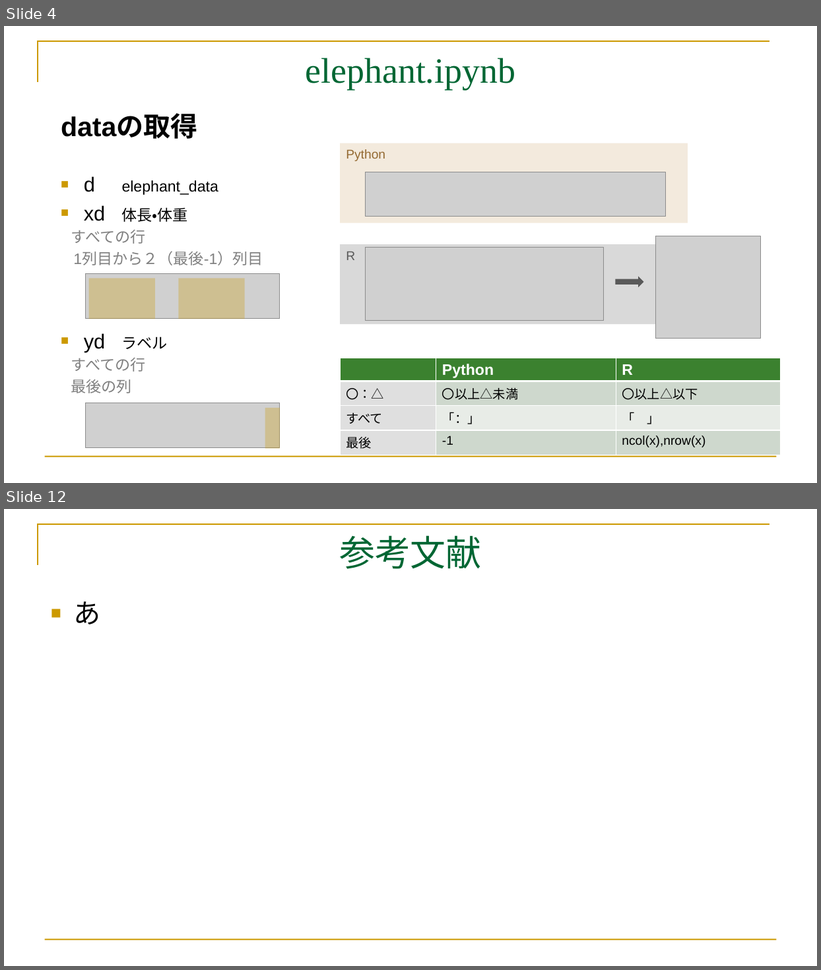
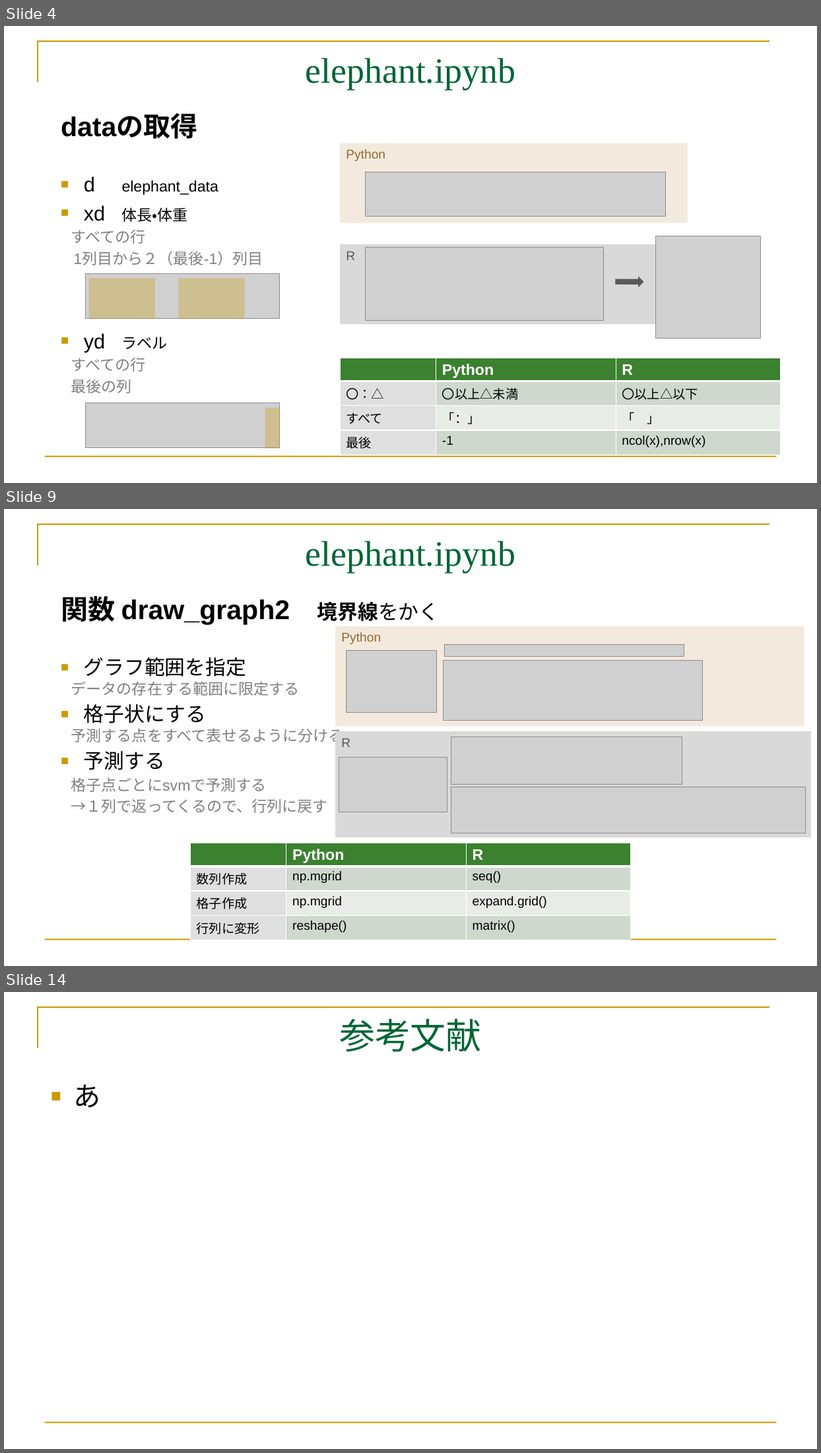
Before and after one commit to mei-517/GoogleColab, a slide deck: GoogleColab.part3.pptx. Shown one above the other, each under a label of ours: slides 4 and 12 before the commit, slides 4, 9 and 14 after it; the slides between them are not shown. The pictures are 821x970 and 821x1453 pixels, drawn with LibreOffice and Linux fonts; fonts in the diff are those of the drawing; grey boxes stand for pictures. Boxes give left, top, right and bottom in pixels: in the first picture for what was removed or moved away, otherwise in the second. Text is boxed around its words. In the diff, an @@ line names an element or a change of style, - is before the commit and + after.

Commit message:
add 1-3 20260915 elephant.ipynb完成版

```diff
--- a/GoogleColab.part3.pptx
+++ b/GoogleColab.part3.pptx
@@ slide 9 added at (4,509,817,966), background #FFFFFF; not listed: 2 template elements that a slide beside it also shows @@
@@ title added at (306,541,516,573), 42 pt, text #006633 @@
+elephant.ipynb
@@ text added at (61,596,440,625), 32 pt, text #000000, bold @@
+関数 draw_graph2 境界線をかく
@@ rectangle added at (335,626,805,727), fill #F3EADD, 15 pt, text #946A32 @@
+Python
@@ picture added at (444,644,684,657) @@
@@ text added at (71,657,344,813), 18 pt, text #808080 @@
+■ グラフ範囲を指定
+データの存在する範囲に限定する
+■ 格子状にする
+予測する点をすべて表せるように分ける
+■ 予測する
+格子点ごとにsvmで予測する
+→１列で返ってくるので、行列に戻す
@@ picture added at (346,650,436,712) @@
@@ picture added at (443,660,702,720) @@
@@ rectangle added at (335,731,811,838), fill #D9D9D9, 15 pt, text #595959 @@
+R
@@ picture added at (451,737,682,785) @@
@@ picture added at (339,757,448,813) @@
@@ picture added at (451,787,805,834) @@
@@ table added at (191,843,631,937), 4 rows, 3 columns @@
+ | Python | R
+数列作成 | np.mgrid | seq()
+格子作成 | np.mgrid | expand.grid()
+行列に変形 | reshape() | matrix()
@@ what was slide 12 is now slide 14 @@
```
Also in this commit, not shown: 2 slides changed, 6 other slides added, 5 slides removed, 20 other files.
